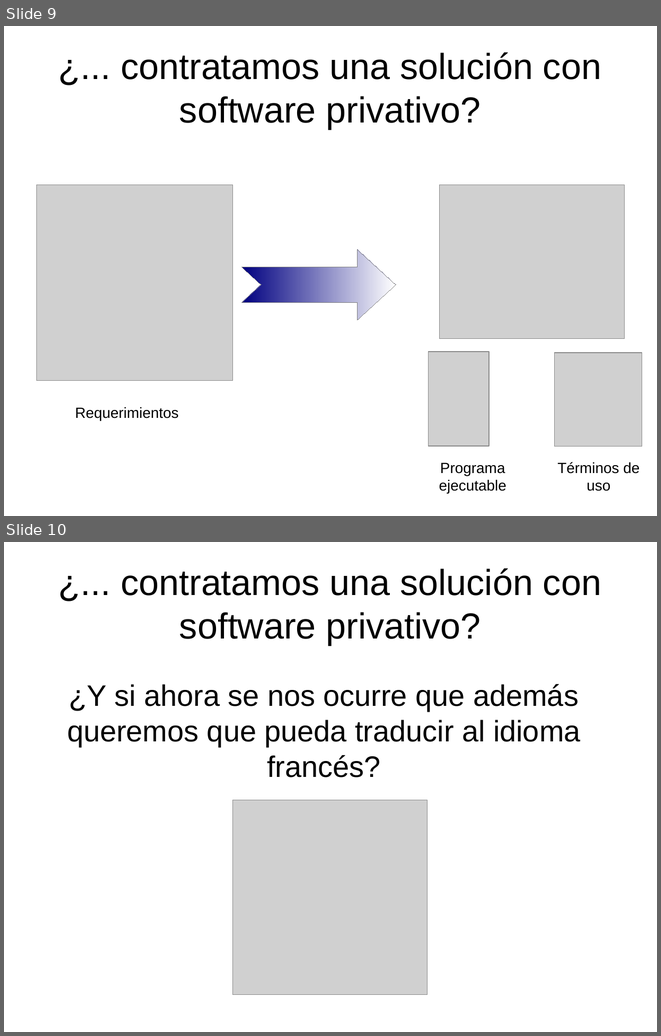
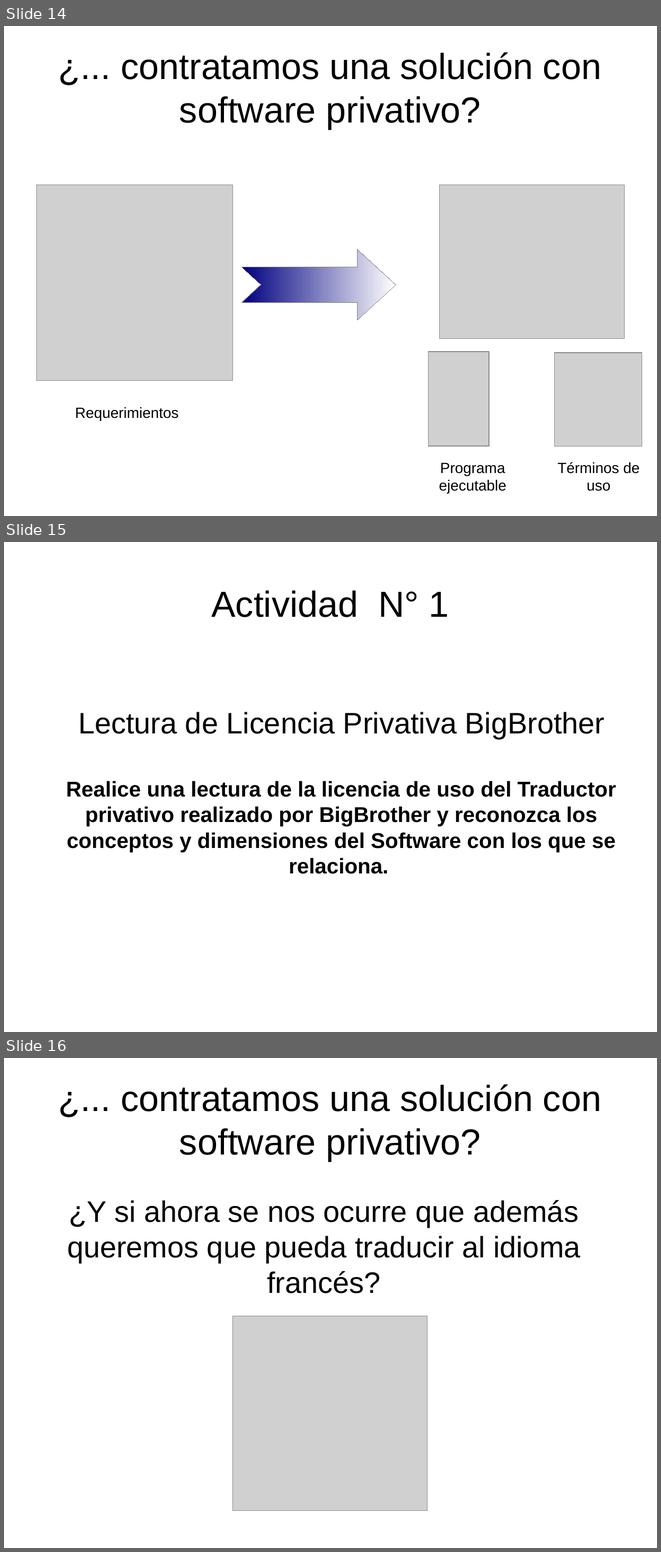
Before and after one commit to opensas/floss-demo, a slide deck: docs/TallerSL.odp. Shown one above the other, each under a label of ours: slides 9 and 10 before the commit, slides 14, 15 and 16 after it. The pictures are 661x1036 and 661x1552 pixels, drawn with LibreOffice and Linux fonts; fonts in the diff are those of the drawing; grey boxes stand for pictures. Boxes give left, top, right and bottom in pixels: in the first picture for what was removed or moved away, otherwise in the second. Text is boxed around its words. In the diff, an @@ line names an element or a change of style, - is before the commit and + after.

```diff
--- a/docs/TallerSL.odp
+++ b/docs/TallerSL.odp
@@ slide 15 added at [4,542,657,1032], background #FFFFFF @@
@@ title added at [211,590,449,617], 44 pt, text #000000 @@
+Actividad N° 1
@@ text added at [66,712,616,874], 26 pt, text #000000, bold @@
+Lectura de Licencia Privativa BigBrother
+Realice una lectura de la licencia de uso del Traductor privativo realizado por BigBrother y reconozca los conceptos y dimensiones del Software con los que se relaciona.
@@ what was slide 9 is now slide 14 @@
@@ what was slide 10 is now slide 16 @@
```
Also in this commit, not shown: 7 slides changed, 11 other slides added, 2 other files.
